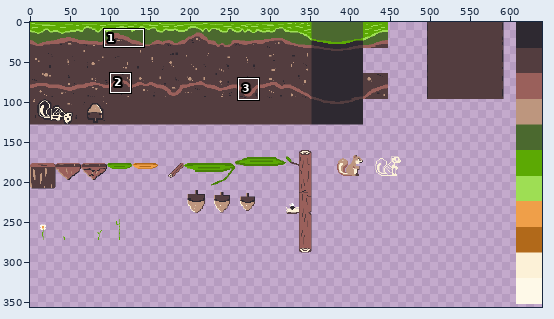
One commit to this pixel-art file: Project/assets/world/tileset1.aseprite. Above: a wide view before the commit, with the close-up outlined.
Close-up. The starting point:
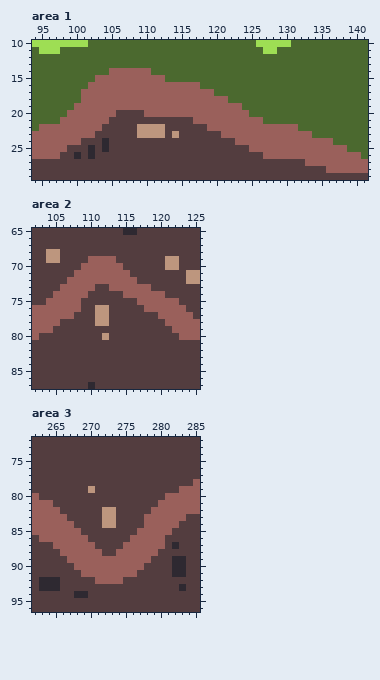
640x360 pixels, 1 frame. Colours within 5 levels of each other are drawn and written as one. Shown: area 1: x 94..141, y 10..29; area 2: x 102..125, y 65..87; area 3: x 262..285, y 72..96. The wide view leaves out empty margins. The commit also changed other parts of the picture, which this record leaves out.
And afterwards:
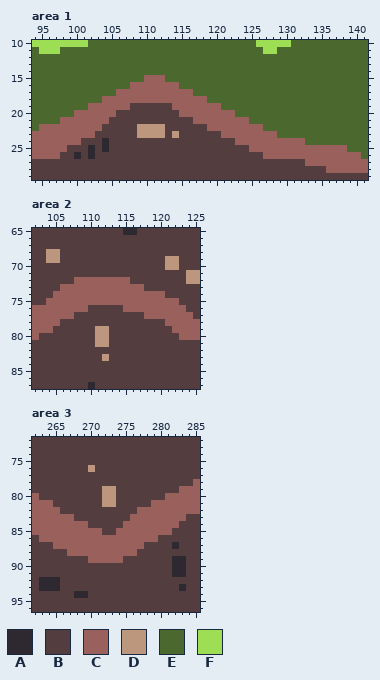
Palette (. is transparent): A #2e2931  B #533d3f  C #9a605b  D #bd967e  E #4b692f  F #9ede54
Diff:
--- area 1, layer "ground"
@@ x 94..141 @@
 13 EEEEEEEEEEEEEEEEEEEEEEEEEEEEEEEEEEEEEEEEEEEEEEEE
-14 EEEEEEEEEEECCCCCCEEEEEEEEEEEEEEEEEEEEEEEEEEEEEEE
-15 EEEEEEEEECCCCCCCCCCEEEEEEEEEEEEEEEEEEEEEEEEEEEEE
-16 EEEEEEEECCCCCCCCCCCCCCCCEEEEEEEEEEEEEEEEEEEEEEEE
-17 EEEEEEECCCCCCCCCCCCCCCCCCCEEEEEEEEEEEEEEEEEEEEEE
-18 EEEEEEECCCCCCCCCCCCCCCCCCCCCEEEEEEEEEEEEEEEEEEEE
-19 EEEEEECCCCCCCCCCCCCCCCCCCCCCCCEEEEEEEEEEEEEEEEEE
-20 EEEEECCCCCCCBBBBCCCCCCCCCCCCCCCEEEEEEEEEEEEEEEEE
-21 EEEECCCCCCCBBBBBBBBBBBBCCCCCCCCCCEEEEEEEEEEEEEEE
-22 ECCCCCCCCCBBBBBDDDDBBBBBBCCCCCCCCCCCCCEEEEEEEEEE
-23 CCCCCCCCCBBBBBBDDDDBDBBBBBBCCCCCCCCCCCCCEEEEEEEE
-24 CCCCCCCBBBABBBBBBBBBBBBBBBBBBCCCCCCCCCCCCCCEEEEE
+14 EEEEEEEEEEEEEEEEEEEEEEEEEEEEEEEEEEEEEEEEEEEEEEEE
+15 EEEEEEEEEEEEEEEECCCEEEEEEEEEEEEEEEEEEEEEEEEEEEEE
+16 EEEEEEEEEEEEEECCCCCCCEEEEEEEEEEEEEEEEEEEEEEEEEEE
+17 EEEEEEEEEEEECCCCCCCCCCCEEEEEEEEEEEEEEEEEEEEEEEEE
+18 EEEEEEEEEECCCCCCCCCCCCCCCEEEEEEEEEEEEEEEEEEEEEEE
+19 EEEEEEEECCCCCCBBBBBBCCCCCCCEEEEEEEEEEEEEEEEEEEEE
+20 EEEEEECCCCCCBBBBBBBBBCCCCCCCCEEEEEEEEEEEEEEEEEEE
+21 EEEECCCCCCCBBBBBBBBBBBBCCCCCCCCEEEEEEEEEEEEEEEEE
+22 ECCCCCCCCCBBBBBDDDDBBBBBBCCCCCCCCEEEEEEEEEEEEEEE
+23 CCCCCCCCCBBBBBBDDDDBDBBBBBBCCCCCCCCEEEEEEEEEEEEE
+24 CCCCCCCBBBABBBBBBBBBBBBBBBBBBCCCCCCCCCCEEEEEEEEE
 25 CCCCCBBBABABBBBBBBBBBBBBBBBBBBBCCCCCCCCCCCCCCEEE
--- area 2, layer "ground"
@@ x 102..125 @@
 68 BBDDBBBBBBBBBBBBBBBBBBBB
-69 BBDDBBBBCCCCBBBBBBBDDBBB
-70 BBBBBBBCCCCCCBBBBBBDDBBB
-71 BBBBBBCCCCCCCCBBBBBBBBDD
-72 BBBBBCCCCCCCCCCBBBBBBBDD
-73 BBBBCCCCCBBCCCCCCBBBBBBB
-74 BBBCCCCCBBBBBCCCCCCBBBBB
-75 BBCCCCCBBBBBBBBCCCCCCBBB
-76 CCCCCCCBBDDBBBBBCCCCCCBB
-77 CCCCCCBBBDDBBBBBBBCCCCCB
-78 CCCCBBBBBDDBBBBBBBBCCCCC
-79 CCCBBBBBBBBBBBBBBBBBCCCC
-80 CBBBBBBBBBDBBBBBBBBBBCCC
-81 BBBBBBBBBBBBBBBBBBBBBBBB
+69 BBDDBBBBBBBBBBBBBBBDDBBB
+70 BBBBBBBBBBBBBBBBBBBDDBBB
+71 BBBBBBBBBBBBBBBBBBBBBBDD
+72 BBBBBBCCCCCCCCBBBBBBBBDD
+73 BBBBCCCCCCCCCCCCBBBBBBBB
+74 BBBCCCCCCCCCCCCCCCCBBBBB
+75 BBCCCCCCCCCCCCCCCCCCCBBB
+76 CCCCCCCCBBBBBCCCCCCCCCBB
+77 CCCCCCBBBBBBBBBBCCCCCCCB
+78 CCCCBBBBBBBBBBBBBBBCCCCC
+79 CCCBBBBBBDDBBBBBBBBBCCCC
+80 CBBBBBBBBDDBBBBBBBBBBCCC
+81 BBBBBBBBBDDBBBBBBBBBBBBB
 82 BBBBBBBBBBBBBBBBBBBBBBBB
-83 BBBBBBBBBBBBBBBBBBBBBBBB
+83 BBBBBBBBBBDBBBBBBBBBBBBB
 84 BBBBBBBBBBBBBBBBBBBBBBBB
--- area 3, layer "ground"
@@ x 262..285 @@
 75 BBBBBBBBBBBBBBBBBBBBBBBB
-76 BBBBBBBBBBBBBBBBBBBBBBBB
+76 BBBBBBBBDBBBBBBBBBBBBBBB
 77 BBBBBBBBBBBBBBBBBBBBBBBB
 78 BBBBBBBBBBBBBBBBBBBBBBBC
-79 BBBBBBBBDBBBBBBBBBBBBCCC
-80 CBBBBBBBBBBBBBBBBBBCCCCC
-81 CCCBBBBBBBBBBBBBBBCCCCCC
-82 CCCCBBBBBBDDBBBBBCCCCCCC
-83 CCCCCBBBBBDDBBBBCCCCCCBB
-84 CCCCCCBBBBDDBBBBCCCCCBBB
-85 CCCCCCCBBBBBBBBCCCCCBBBB
-86 BCCCCCCCBBBBBBCCCCCBBBBB
-87 BBBCCCCCCBBBBCCCCCCBABBB
-88 BBBBCCCCCCBBCCCCCCBBBBBB
-89 BBBBBCCCCCCCCCCCCBBBAABB
-90 BBBBBBCCCCCCCCCCBBBBAABB
-91 BBBBBBBCCCCCCCCBBBBBAABB
-92 BAAABBBBBCCCCBBBBBBBBBBB
+79 BBBBBBBBBBDDBBBBBBBBBCCC
+80 CBBBBBBBBBDDBBBBBBBCCCCC
+81 CCCBBBBBBBDDBBBBBCCCCCCC
+82 CCCCBBBBBBBBBBBCCCCCCCCC
+83 CCCCCCBBBBBBBBCCCCCCCCBB
+84 CCCCCCCCBBBBBCCCCCCCCBBB
+85 CCCCCCCCCCBBCCCCCCCCBBBB
+86 BCCCCCCCCCCCCCCCCCBBBBBB
+87 BBBCCCCCCCCCCCCCBBBBABBB
+88 BBBBBCCCCCCCCCCBBBBBBBBB
+89 BBBBBBBBCCCCCBBBBBBBAABB
+90 BBBBBBBBBBBBBBBBBBBBAABB
+91 BBBBBBBBBBBBBBBBBBBBAABB
+92 BAAABBBBBBBBBBBBBBBBBBBB
 93 BAAABBBBBBBBBBBBBBBBBABB
Boxes around the changes in both close-ups, in picture pixels (x1, y1, x2, y2):
changed: (67, 68, 333, 145)
changed: (67, 256, 158, 361)
changed: (60, 465, 165, 584)
